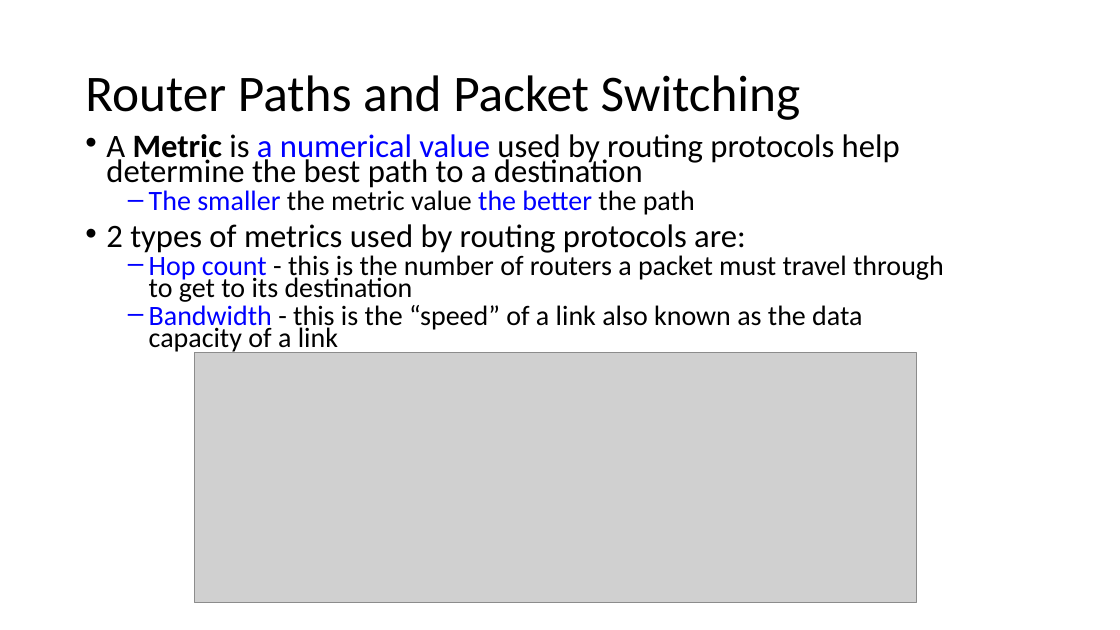
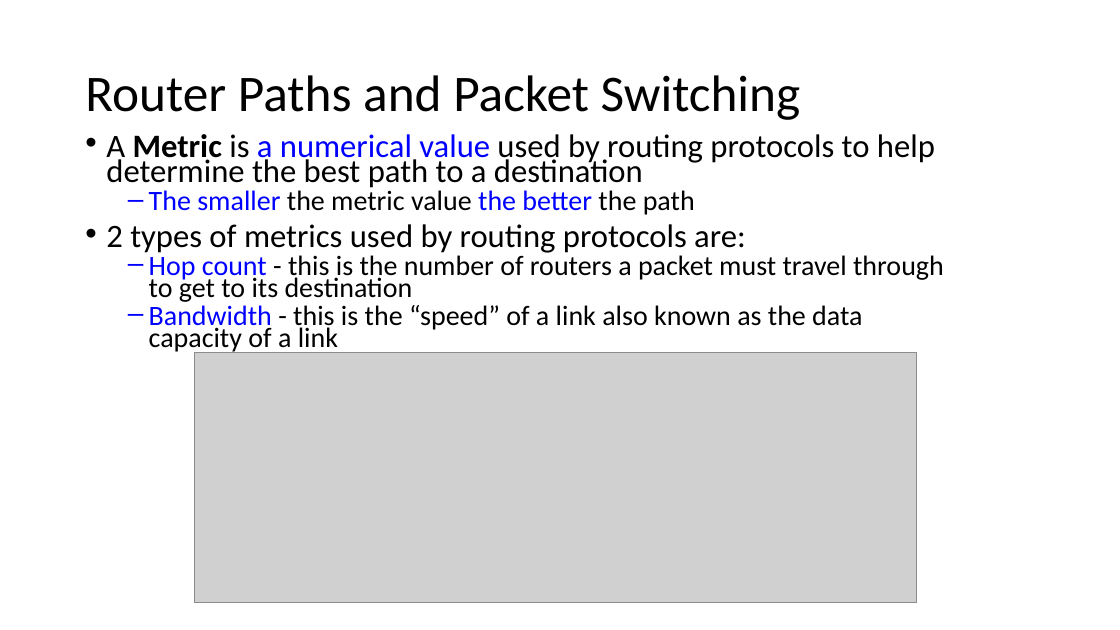
Before and after one commit to shakiliitju/B.Sc-in-ICT, a slide deck: slide 17 of 3.1 Third Year first semester/ICT-3103 Computer Networks/Lectures/Lecture5.pptx. Drawn at 1120x630 pixels with LibreOffice and Linux fonts; fonts in the diff are those of the drawing; grey boxes stand for pictures. Boxes give left, top, right and bottom in pixels: in the first picture for what was removed or moved away, otherwise in the second. Text is boxed around its words. In the diff, an @@ line names an element or a change of style, - is before the commit and + after.

```diff
--- a/3.1 Third Year first semester/ICT-3103 Computer Networks/Lectures/Lecture5.pptx
+++ b/3.1 Third Year first semester/ICT-3103 Computer Networks/Lectures/Lecture5.pptx
@@ text at [106, 134, 935, 188]: text changed @@
-• A Metric is a numerical value used by routing protocols help determine the best path to a destination
+• A Metric is a numerical value used by routing protocols to help determine the best path to a destination
```
Also in this commit, not shown: 1 other slide changed, 1 slide removed, 9 other files.
